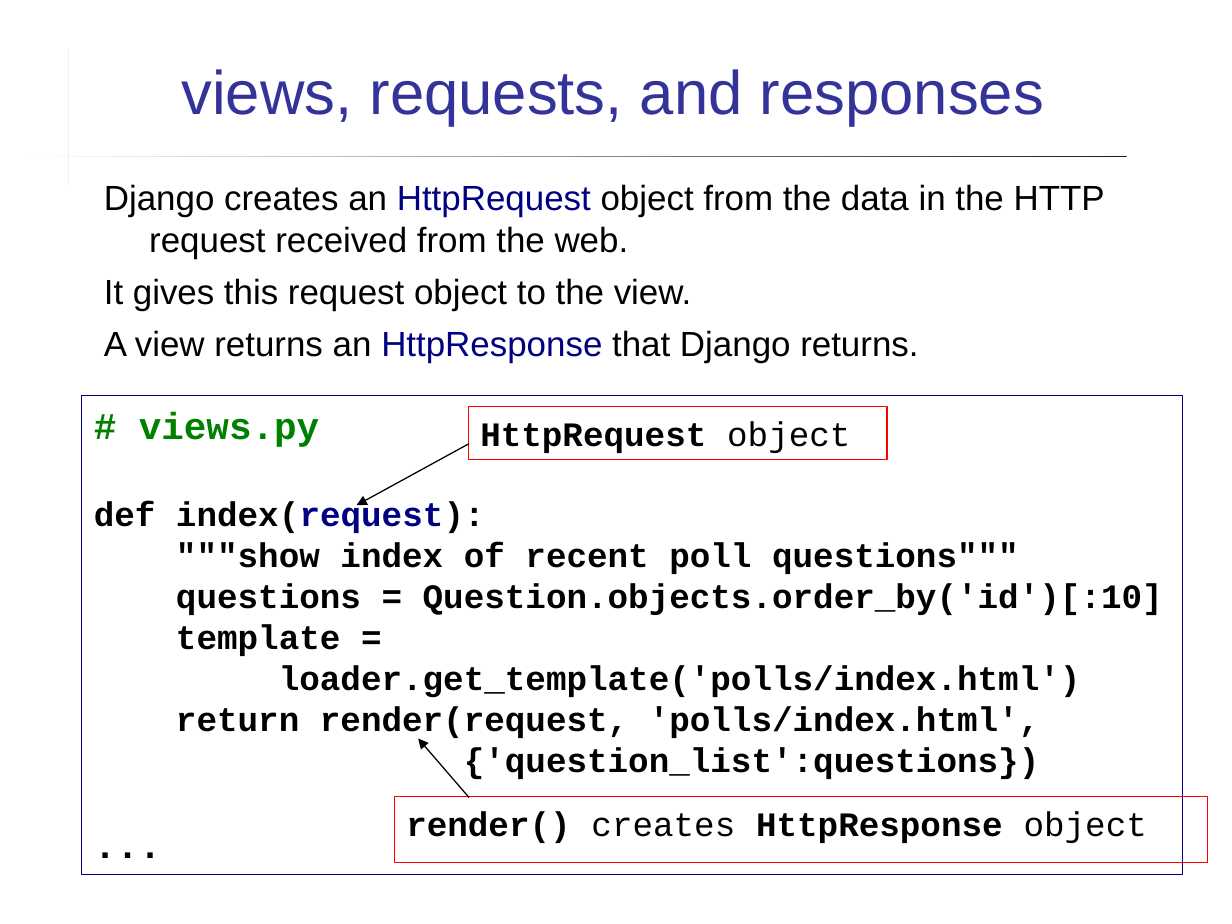
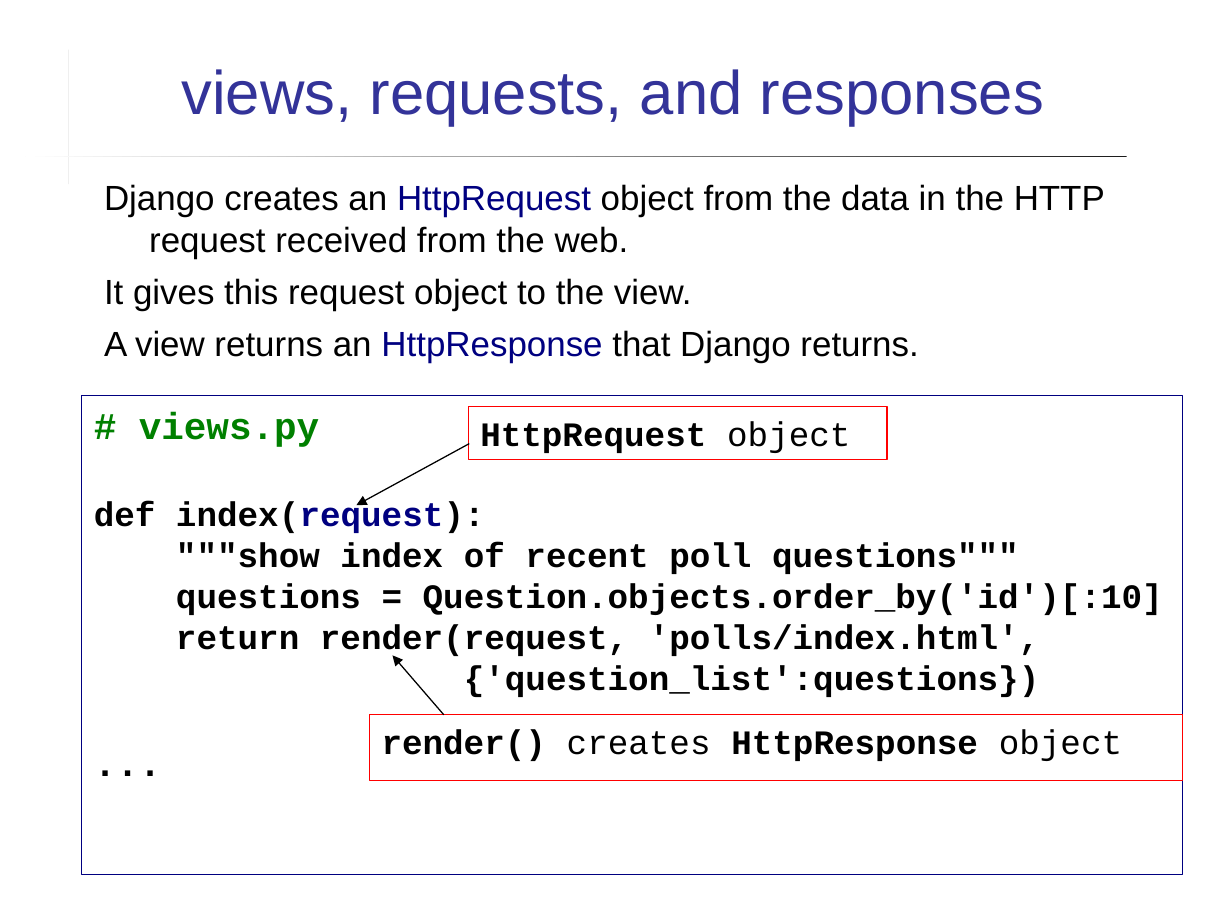
Before and after one commit to cpske/ISP, a slide deck: slide 19 of django/Intro-to-Django.ppt. Drawn at 1232x924 pixels with LibreOffice and Linux fonts; fonts in the diff are those of the drawing. Boxes give left, top, right and bottom in pixels: in the first picture for what was removed or moved away, otherwise in the second. Text is boxed around its words. In the diff, an @@ line names an element or a change of style, - is before the commit and + after.

Commit message:
add description of django dumpdata, improve wording in slides

```diff
--- a/django/Intro-to-Django.ppt
+++ b/django/Intro-to-Django.ppt
@@ text in rectangle at (176,624,1081,698): paragraphs removed @@
-template =
-loader.get_template('polls/index.html')
@@ arrow moved from (469, 797) - (418, 738) to (444, 715) - (393, 655) @@
@@ rectangle "render() creates HttpResponse object": place and size @@
-rectangle "render() creates HttpResponse object" at (394,797,1207,862)
+rectangle "render() creates HttpResponse object" at (370,715,1183,780)
```
Also in this commit, not shown: 3 other slides changed, 6 other files.
